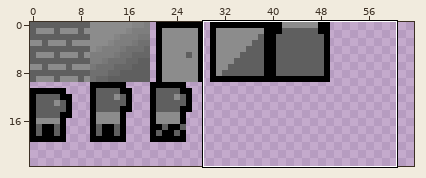
A sprite sheet gets an edit: src/res/sprites.png. Above: a wide view before the commit, with the close-up outlined.
Close-up. Before:
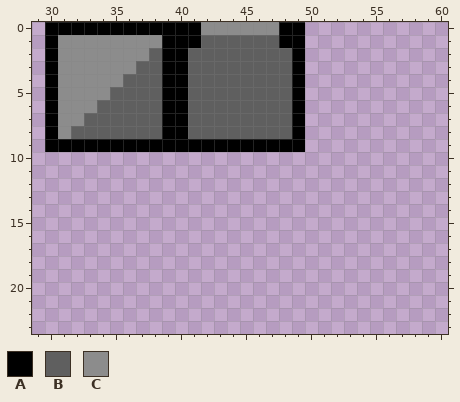
The file is 100x100 pixels. Colours within 5 levels of each other are drawn and written as one. Shown: x 29..60, y 0..23. The wide view leaves out empty margins.
Palette (. is transparent): A #000000  B #5f5f5f  C #8c8c8c
Pixels before, first column x 30:
 0 AAAAAAAAAAAACCCCCCAA
 1 ACCCCCCCCAAABBBBBBAA
 2 ACCCCCCCBAABBBBBBBBA
 3 ACCCCCCBBAABBBBBBBBA
 4 ACCCCCBBBAABBBBBBBBA
 5 ACCCCBBBBAABBBBBBBBA
 6 ACCCBBBBBAABBBBBBBBA
 7 ACCBBBBBBAABBBBBBBBA
 8 ACBBBBBBBAABBBBBBBBA
 9 AAAAAAAAAAAAAAAAAAAA
After:
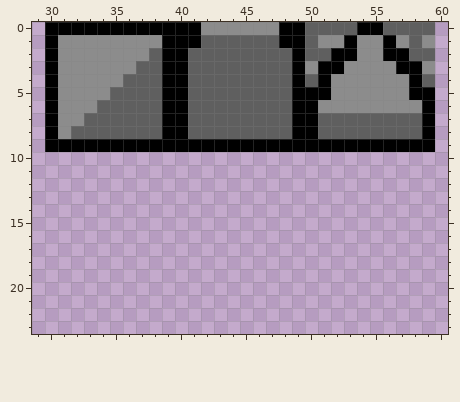
The exact change:
The author put colour A in row 0 at x 54 to 55; in row 1 at x 53 and 56; in row 2 at x 52 to 53 and 56 to 57; in row 3 at x 51 to 52 and 57 to 58; in row 4 at x 51 and 58; in row 5 at x 50 to 51 and 58 to 59.
The author put colour A in rows 6 to 8 at x 50 and 59; in row 9 at x 50 to 59.
The author put colour B in row 0 at x 50 to 53 and 56 to 59; in row 1 at x 50 and 58; in row 2 at x 50 to 51 and 58 to 59; in row 4 at x 50 and 59; in rows 7 to 8 at x 51 to 58.
The author put colour C in row 1 at x 51 to 52, 54 to 55, 57 and 59; in row 2 at x 54 to 55; in row 3 at x 50, 53 to 56 and 59; in rows 4 to 5 at x 52 to 57; in row 6 at x 51 to 58.
Pixel boxes of the changes (left, top, right, bottom) in both close-ups:
added: (305, 22, 435, 152)
